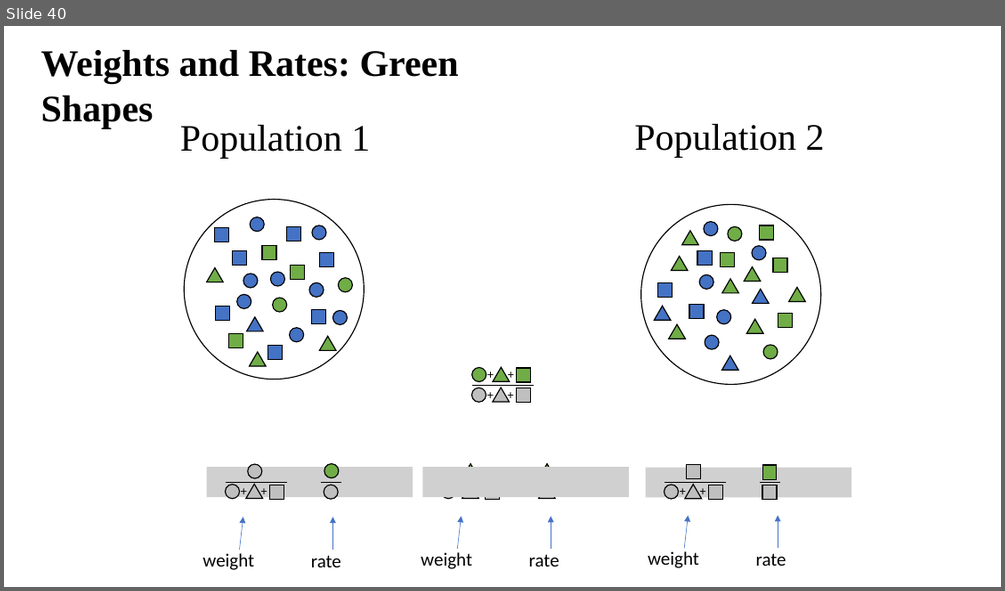
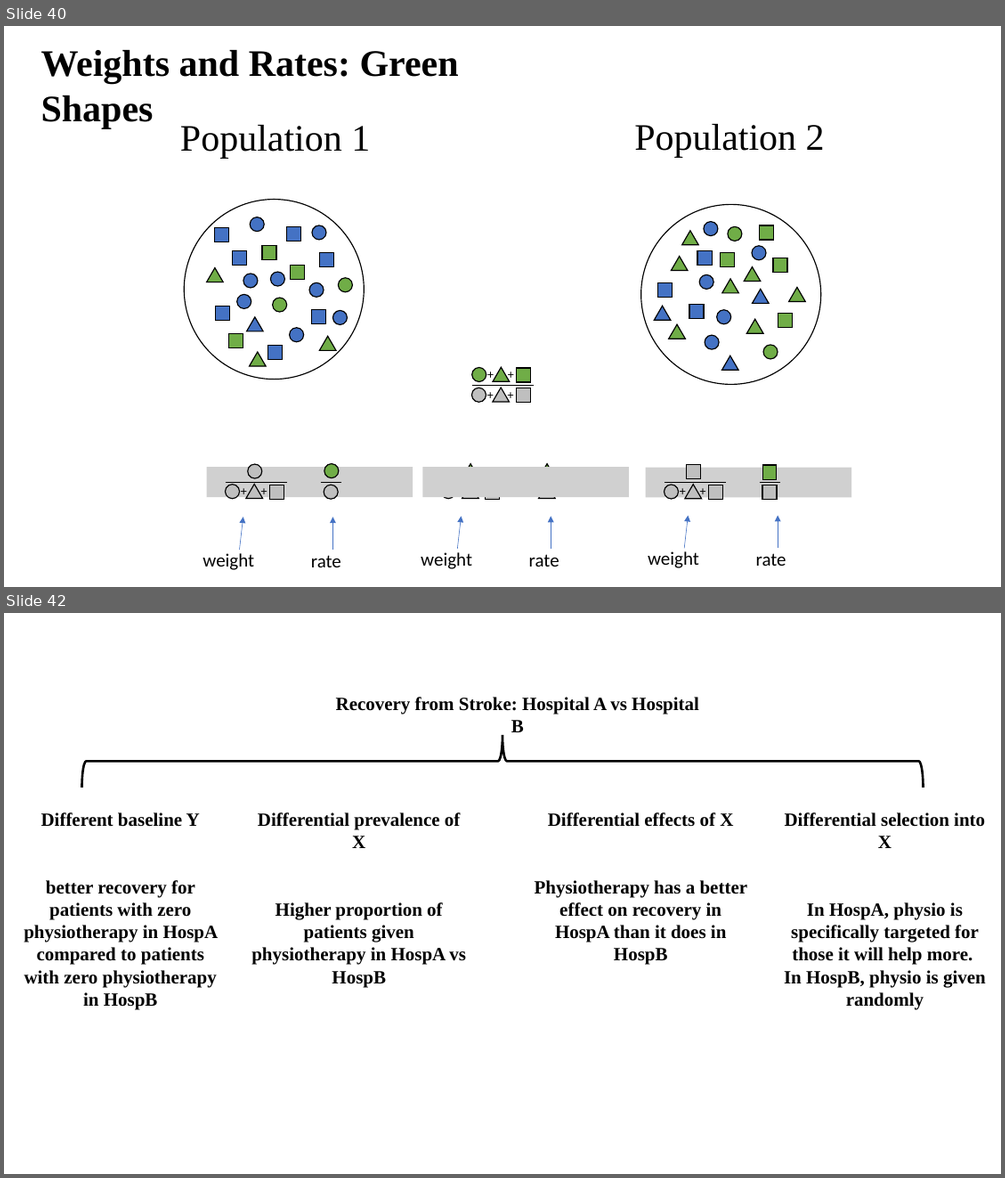
Before and after one commit to benmatthewsed/sgsss_std_decomp, a slide deck: images/pres1.pptx. Shown one above the other, each under a label of ours: slide 40 before the commit, slides 40 and 42 after it; the slides between them are not shown. The pictures are 1005x591 and 1005x1178 pixels, drawn with LibreOffice and Linux fonts; fonts in the diff are those of the drawing; grey boxes stand for pictures. Boxes give left, top, right and bottom in pixels: in the first picture for what was removed or moved away, otherwise in the second. Text is boxed around its words. In the diff, an @@ line names an element or a change of style, - is before the commit and + after.

```diff
--- a/images/pres1.pptx
+++ b/images/pres1.pptx
@@ slide 42 added at (4,613,1001,1174), background #FFFFFF @@
@@ text added at (336,697,699,732), 18 pt, text #000000, bold @@
+Recovery from Stroke: Hospital A vs Hospital B
@@ right brace added at (81,735,922,787), outline #000000 2.25 pt @@
@@ text added at (24,812,218,987), 18 pt, text #000000, bold @@
+Different baseline Y
+better recovery for patients with zero physiotherapy in HospA compared to patients with zero physiotherapy in HospB
@@ text added at (251,812,466,987), 18 pt, text #000000, bold @@
+Differential prevalence of X
+Higher proportion of patients given physiotherapy in HospA vs HospB
@@ text added at (534,812,748,942), 18 pt, text #000000, bold @@
+Differential effects of X
+Physiotherapy has a better effect on recovery in HospA than it does in HospB
@@ text added at (784,812,986,987), 18 pt, text #000000, bold @@
+Differential selection into X
+In HospA, physio is specifically targeted for those it will help more.
+In HospB, physio is given randomly
```
Also in this commit, not shown: 13 other slides added, 50 other files.
